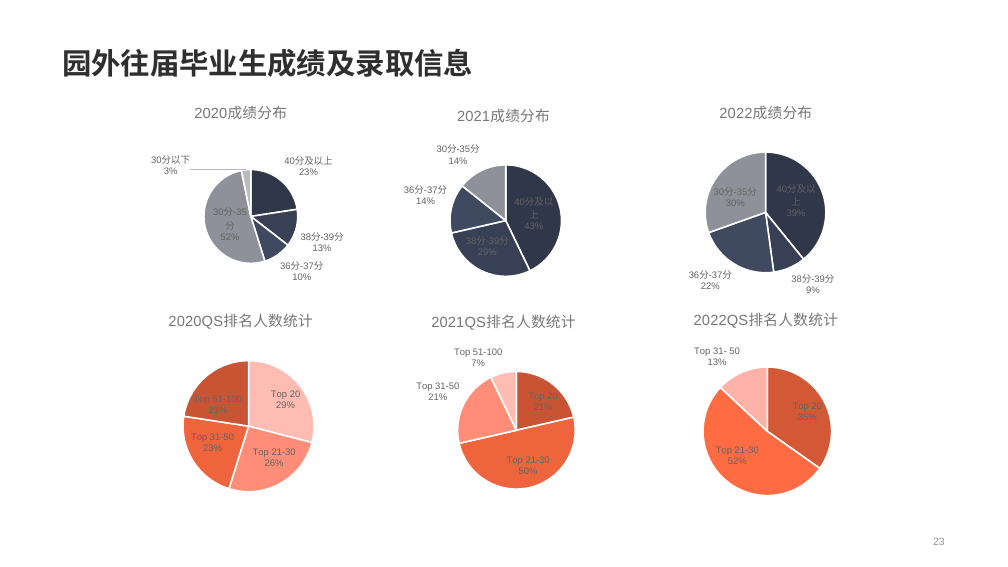
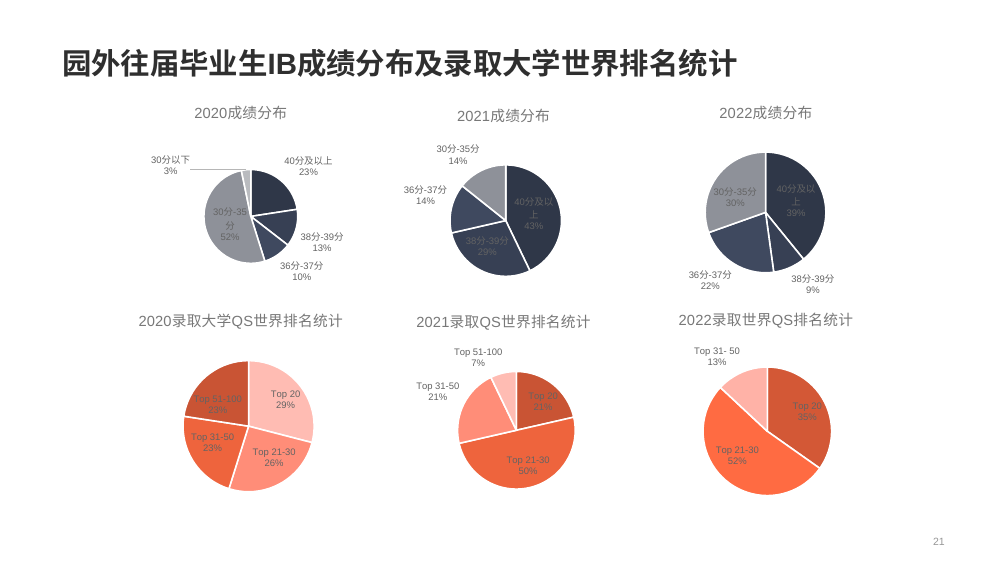
Before and after one commit to zpygithub/python-test, a slide deck: slide 21 of 2.pptx (slide 23 before the commit). Drawn at 1008x567 pixels with LibreOffice and Linux fonts; fonts in the diff are those of the drawing. Boxes give left, top, right and bottom in pixels: in the first picture for what was removed or moved away, otherwise in the second. Text is boxed around its words. In the diff, an @@ line names an element or a change of style, - is before the commit and + after.

```diff
--- a/2.pptx
+++ b/2.pptx
@@ title at (62,49,737,77): text changed @@
-园外往届毕业生成绩及录取信息
+园外往届毕业生IB成绩分布及录取大学世界排名统计
@@ pie chart at (93,296,389,523) @@
@@ title "2020QS排名人数统计 " to "2020录取大学QS世界排名统计 " @@
@@ pie chart at (353,299,654,526) @@
@@ title "2021QS排名人数统计 " to "2021录取QS世界排名统计 " @@
@@ pie chart at (619,296,914,523) @@
@@ title "2022QS排名人数统计 " to "2022录取世界QS排名统计 " @@
@@ page number at (933,538,945,545): text changed @@
-23
+21
```
Also in this commit, not shown: 6 other slides changed, 4 slides added, 4 slides removed.
